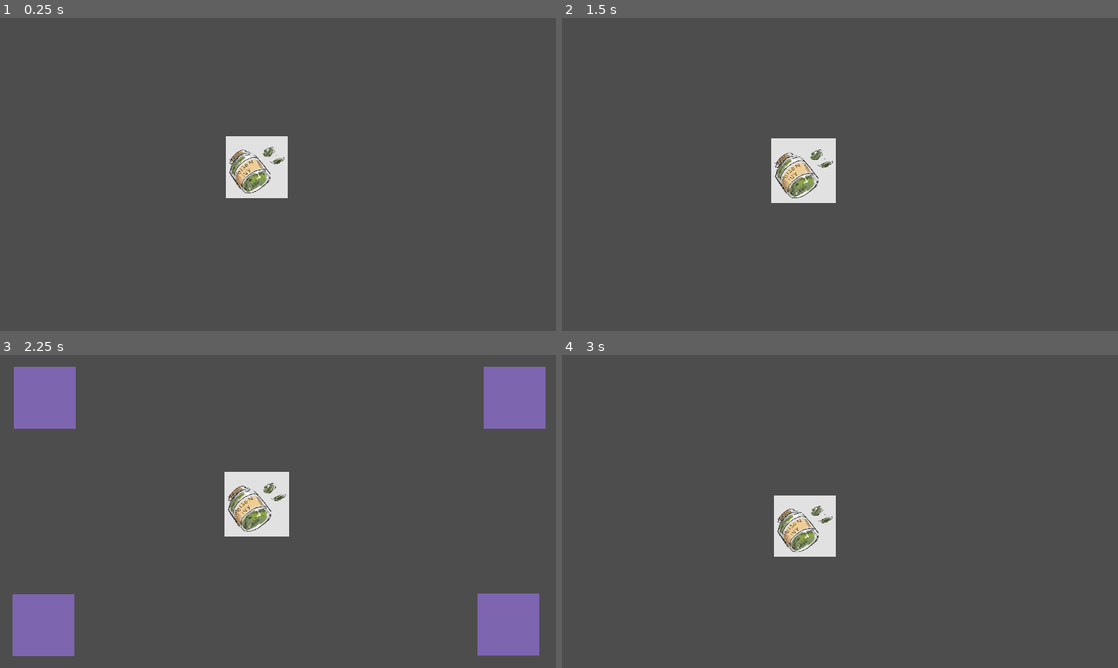
Above: before the commit, frames 1-4 (two rows, left to right).
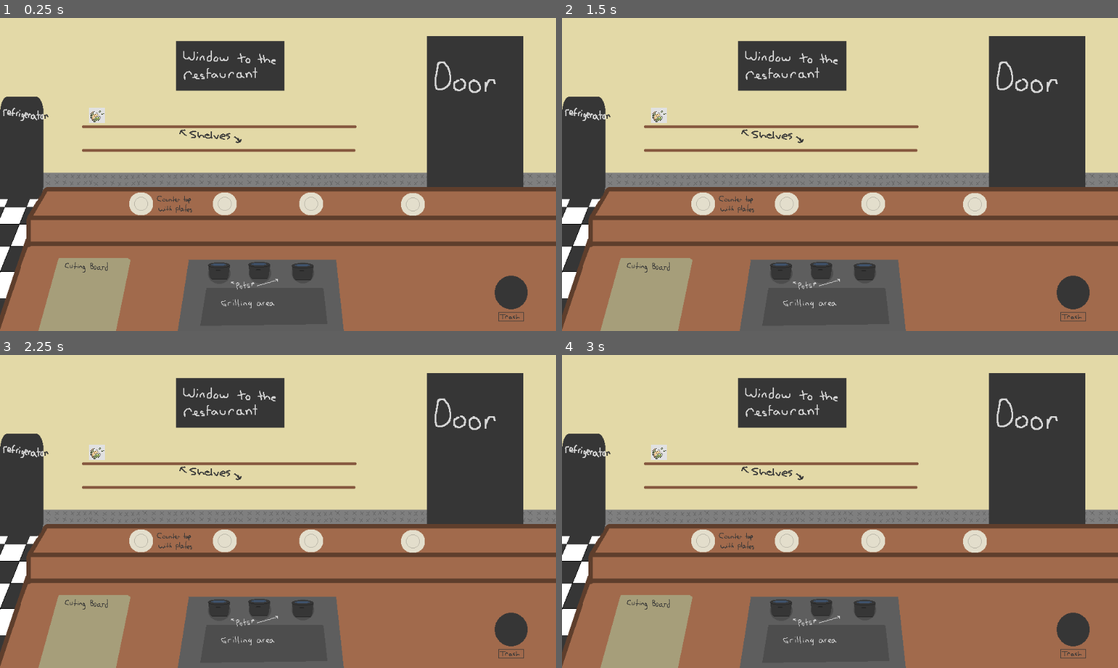
Above: after the commit, the same moments.

Repository: JaymesTMorris/The-Customer-Is-Always-Right
Game: Godot game, scene res://Scenes/game.tscn
Same seed, same stepped clock (60 frames per second), same inputs: the game is played once before the commit and once after it. This scene is started directly instead of the project's main scene.
Inputs (mouse positions are in pixels of both pictures, inside the frame that each line leads up to):
- Up to frame 1 (0.25 s): no input
- Up to frame 2 (1.5 s): tap Enter at 0.5 s; move the mouse to (817, 168) at 0.52 s; press the mouse at (817, 168) at 0.53 s; tap Space at 1.25 s; move the mouse to (728, 190) at 1.27 s; release the mouse at (728, 190) at 1.28 s; click (728, 190) at 1.35 s
- Up to frame 3 (2.25 s): tap Enter at 2 s; move the mouse to (333, 442) at 2.02 s; press the mouse at (333, 442) at 2.03 s
- Up to frame 4 (3 s): tap Space at 2.75 s; move the mouse to (812, 574) at 2.77 s; release the mouse at (812, 574) at 2.78 s; click (812, 574) at 2.85 s

The runs differ from the first frame. In frame 1, 79% of the frame differs, in the area x 0-100%, y 0-100%; in frame 2, 79%; in frame 3, 81%; in frame 4, 79%.

Commit message:
Add game background and functional trash

Diff:
--- a/Prefabs/draggable_object.tscn
+++ b/Prefabs/draggable_object.tscn
@@ -4,13 +4,13 @@
 [ext_resource type="Texture2D" uid="uid://viqpeetiplcu" path="res://Images/PoisonIvyJar.jpg" id="2_o7er0"]
 
 [sub_resource type="RectangleShape2D" id="RectangleShape2D_lvkjh"]
-size = Vector2(128, 128)
+size = Vector2(32, 32)
 
 [node name="DraggableObject" type="Node2D"]
 script = ExtResource("1_hb0yw")
 
 [node name="Sprite2D" type="Sprite2D" parent="."]
-scale = Vector2(0.455, 0.455)
+scale = Vector2(0.115, 0.115)
 texture = ExtResource("2_o7er0")
 
 [node name="Area2D" type="Area2D" parent="."]
--- a/Prefabs/item_slot.tscn
+++ b/Prefabs/item_slot.tscn
@@ -3,7 +3,7 @@
 [ext_resource type="Script" path="res://Scripts/item_slot.gd" id="2_fbnbf"]
 
 [sub_resource type="RectangleShape2D" id="RectangleShape2D_t5xf2"]
-size = Vector2(128, 128)
+size = Vector2(40, 40)
 
 [node name="ItemSlot" type="StaticBody2D" groups=["dropable"]]
 script = ExtResource("2_fbnbf")
@@ -12,7 +12,14 @@
 shape = SubResource("RectangleShape2D_t5xf2")
 
 [node name="ColorRect" type="ColorRect" parent="."]
-offset_left = -64.0
-offset_top = -64.0
-offset_right = 64.0
-offset_bottom = 64.0
+anchors_preset = 8
+anchor_left = 0.5
+anchor_top = 0.5
+anchor_right = 0.5
+anchor_bottom = 0.5
+offset_left = -20.0
+offset_top = -20.0
+offset_right = 20.0
+offset_bottom = 20.0
+grow_horizontal = 2
+grow_vertical = 2
--- a/Scenes/game.tscn
+++ b/Scenes/game.tscn
@@ -1,24 +1,72 @@
-[gd_scene load_steps=3 format=3 uid="uid://b4oafrvpbf7nx"]
+[gd_scene load_steps=4 format=3 uid="uid://b4oafrvpbf7nx"]
 
+[ext_resource type="Texture2D" uid="uid://dymc7gjyat0v" path="res://Images/Kitchen.png" id="1_6ttki"]
 [ext_resource type="PackedScene" uid="uid://vfj60vmr2oyq" path="res://Prefabs/draggable_object.tscn" id="1_8m1q7"]
 [ext_resource type="PackedScene" uid="uid://bxwn6nkhv5kys" path="res://Prefabs/item_slot.tscn" id="1_maf3u"]
 
 [node name="Game" type="Node2D"]
 
+[node name="Background" type="Sprite2D" parent="."]
+scale = Vector2(1.14, 1.14)
+texture = ExtResource("1_6ttki")
+centered = false
+
 [node name="ItemSlot" parent="." instance=ExtResource("1_maf3u")]
-position = Vector2(93, 88)
+position = Vector2(201, 202)
 
 [node name="ItemSlot2" parent="." instance=ExtResource("1_maf3u")]
-position = Vector2(1066, 89)
+position = Vector2(163, 562)
 
 [node name="ItemSlot3" parent="." instance=ExtResource("1_maf3u")]
-position = Vector2(90, 559)
+position = Vector2(536, 517)
 
 [node name="ItemSlot4" parent="." instance=ExtResource("1_maf3u")]
-position = Vector2(1053, 558)
+position = Vector2(537, 593)
 
-[node name="ItemSlot5" parent="." instance=ExtResource("1_maf3u")]
-position = Vector2(532, 309)
+[node name="ItemSlot5" parent="." groups=["trash"] instance=ExtResource("1_maf3u")]
+position = Vector2(1057, 568)
+
+[node name="ItemSlot6" parent="." instance=ExtResource("1_maf3u")]
+position = Vector2(466, 387)
+
+[node name="ItemSlot7" parent="." instance=ExtResource("1_maf3u")]
+position = Vector2(289, 251)
+
+[node name="ItemSlot8" parent="." instance=ExtResource("1_maf3u")]
+position = Vector2(372, 201)
+
+[node name="ItemSlot9" parent="." instance=ExtResource("1_maf3u")]
+position = Vector2(465, 251)
+
+[node name="ItemSlot10" parent="." instance=ExtResource("1_maf3u")]
+position = Vector2(544, 203)
+
+[node name="ItemSlot11" parent="." instance=ExtResource("1_maf3u")]
+position = Vector2(628, 252)
+
+[node name="ItemSlot12" parent="." instance=ExtResource("1_maf3u")]
+position = Vector2(716, 204)
+
+[node name="ItemSlot13" parent="." instance=ExtResource("1_maf3u")]
+position = Vector2(627, 522)
+
+[node name="ItemSlot14" parent="." instance=ExtResource("1_maf3u")]
+position = Vector2(454, 523)
+
+[node name="ItemSlot15" parent="." instance=ExtResource("1_maf3u")]
+position = Vector2(857, 388)
+
+[node name="ItemSlot16" parent="." instance=ExtResource("1_maf3u")]
+position = Vector2(645, 385)
+
+[node name="ItemSlot17" parent="." instance=ExtResource("1_maf3u")]
+position = Vector2(291, 385)
+
+[node name="ItemSlot18" parent="." instance=ExtResource("1_maf3u")]
+position = Vector2(42, 296)
+
+[node name="ItemSlot19" parent="." instance=ExtResource("1_maf3u")]
+position = Vector2(42, 205)
 
 [node name="DraggableObject" parent="." instance=ExtResource("1_8m1q7")]
-position = Vector2(532, 309)
+position = Vector2(201, 202)
--- a/Scripts/draggable_object.gd
+++ b/Scripts/draggable_object.gd
@@ -24,6 +24,8 @@
 			global.is_dragging = false
 			var tween = get_tree().create_tween()
 			if is_inside_dropable:
+				if body_ref.is_in_group("trash"):
+					queue_free()
 				tween.tween_property(self, "position", body_ref.position, 0.2).set_ease(Tween.EASE_OUT)
 			else:
 				tween.tween_property(self, "global_position", initialPos, 0.2).set_ease(Tween.EASE_OUT)
Binary file added: Images/Kitchen.png
Not shown, added: Images/Kitchen.png.import
